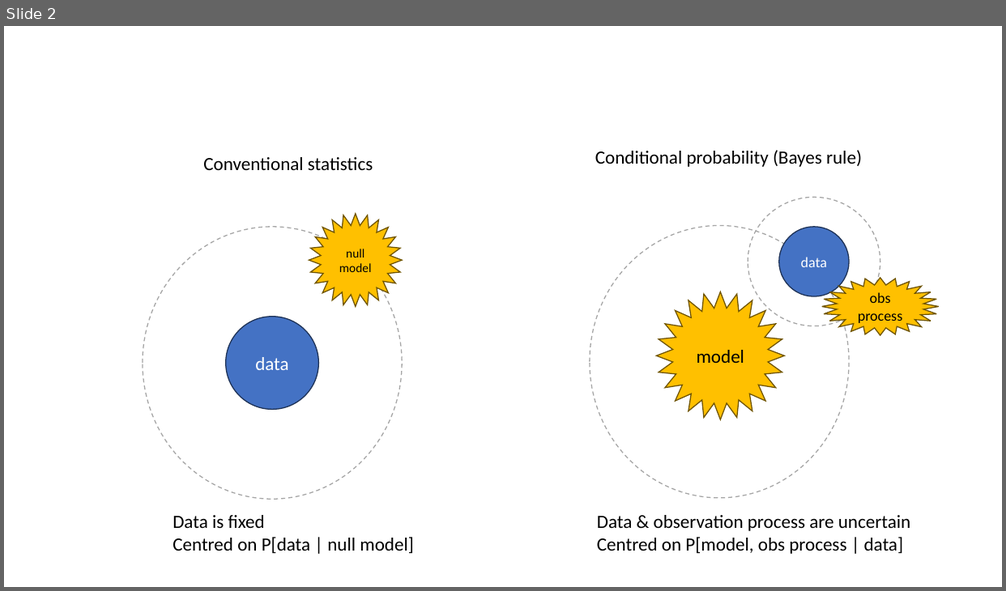
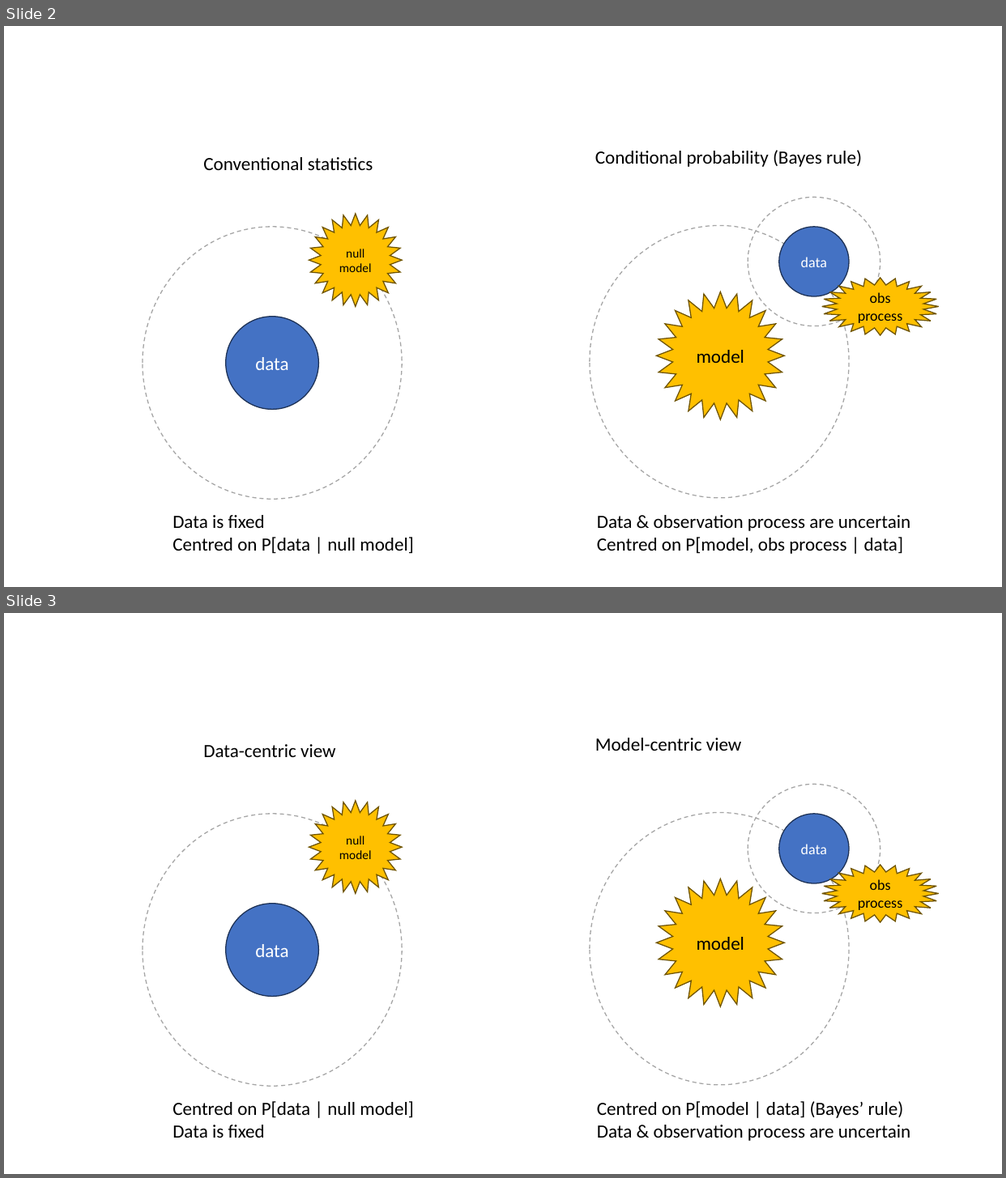
Before and after one commit to peterlevy/reproducibility_esa, a slide deck: images/copernican_revolution.pptx. Shown one above the other, each under a label of ours: slide 2 before the commit, slides 2 and 3 after it. The pictures are 1006x591 and 1006x1178 pixels, drawn with LibreOffice and Linux fonts; fonts in the diff are those of the drawing. Boxes give left, top, right and bottom in pixels: in the first picture for what was removed or moved away, otherwise in the second. Text is boxed around its words. In the diff, an @@ line names an element or a change of style, - is before the commit and + after.

Commit message:
cut to 7 slides

```diff
--- a/images/copernican_revolution.pptx
+++ b/images/copernican_revolution.pptx
@@ slide 3 added at box(4, 613, 1002, 1174), background #FFFFFF @@
@@ text added at box(203, 744, 336, 757), 18 pt, text #000000 @@
+Data-centric view
@@ text added at box(595, 738, 742, 751), 18 pt, text #000000 @@
+Model-centric view
@@ star added at box(309, 801, 402, 894), fill #FFC000, outline #705400 1 pt, 12 pt, text #000000 @@
+null
+model
@@ ellipse added at box(748, 785, 880, 914), outline #A5A5A5 1 pt dashed @@
@@ ellipse added at box(143, 814, 403, 1086), fill #FFFFFF, outline #A5A5A5 1 pt dashed @@
@@ ellipse added at box(590, 813, 849, 1085), fill #FFFFFF, outline #A5A5A5 1 pt dashed @@
@@ ellipse added at box(780, 814, 849, 884), fill #4472C4, outline #1E3256 1 pt, 14 pt, text #FFFFFF @@
+data
@@ star added at box(657, 879, 785, 1007), fill #FFC000, outline #705400 1 pt, 18 pt, text #000000 @@
+model
@@ star added at box(822, 865, 939, 922), fill #FFC000, outline #705400 1 pt, 14 pt, text #000000 @@
+obs
+process
@@ ellipse added at box(226, 904, 318, 996), fill #4472C4, outline #1E3256 1 pt, 18 pt, text #FFFFFF @@
+data
@@ text added at box(172, 1101, 414, 1138), 18 pt, text #000000 @@
+Centred on P[data | null model]
+Data is fixed
@@ text added at box(597, 1101, 910, 1141), 18 pt, text #000000 @@
+Centred on P[model | data] (Bayes’ rule)
+Data & observation process are uncertain
```
Also in this commit, not shown: 1 other slide added, 33 other files.
